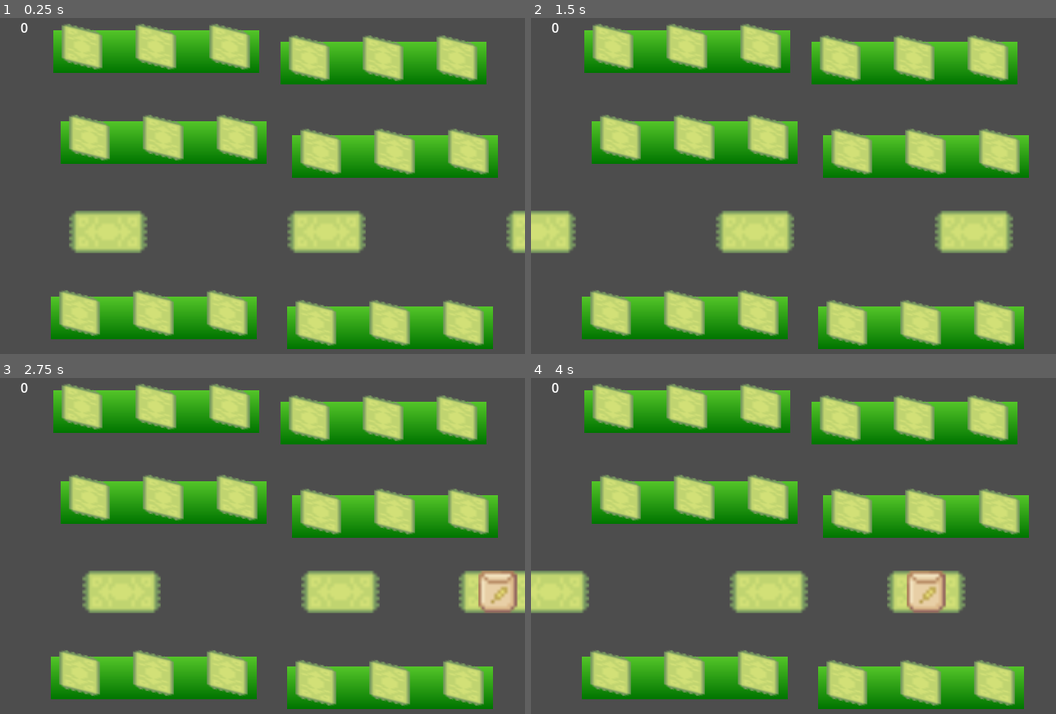
Above: before the commit, frames 1-4 (two rows, left to right).
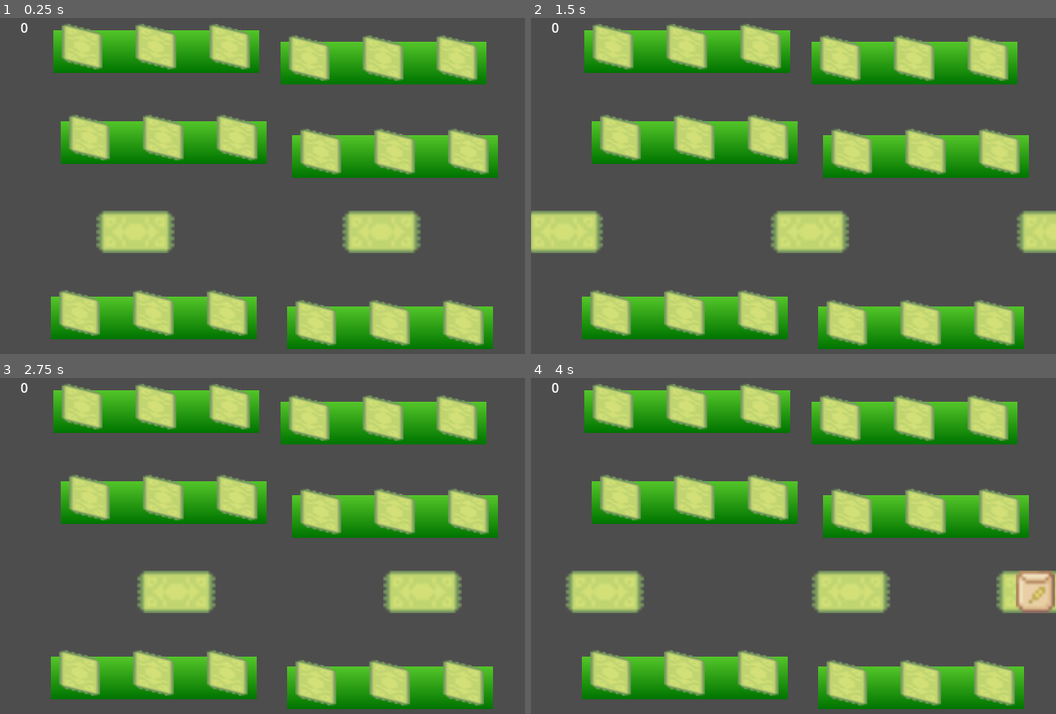
Above: after the commit, the same moments.

Repository: andrewcrisp/shelfsortinggame
Game: Godot game, scene res://scenes/level.tscn
Two runs of this game, one before a commit and one after it. Both use one fixed random seed, a clock stepped at 60 frames per second and the inputs below.
Inputs (mouse positions are in pixels of both pictures, inside the frame that each line leads up to):
- Up to frame 1 (0.25 s): no input
- Up to frame 2 (1.5 s): move the mouse to (909, 182) at 0.52 s; click (909, 182) at 0.6 s; move the mouse to (688, 222) at 1.27 s; click (688, 222) at 1.35 s
- Up to frame 3 (2.75 s): move the mouse to (315, 475) at 2.02 s; click (315, 475) at 2.1 s
- Up to frame 4 (4 s): move the mouse to (1029, 593) at 2.77 s; click (1029, 593) at 2.85 s; move the mouse to (951, 619) at 3.52 s; click (951, 619) at 3.6 s

The runs differ from the first frame. In frame 1, 4.9% of the frame differs, in the area x 13-100%, y 57-70%; in frame 2, 6.5%; in frame 3, 8.1%; in frame 4, 9.3%, in the area x 0-100%, y 57-70%.

Commit message:
Score on matching types

Diff:
--- a/scenes/conveyor.tscn
+++ b/scenes/conveyor.tscn
@@ -5,7 +5,7 @@
 
 [sub_resource type="Curve2D" id="Curve2D_y326v"]
 _data = {
-"points": PackedVector2Array(0, 0, 0, 0, 800, 0, 0, 0, 0, 0, 0, 0)
+"points": PackedVector2Array(0, 0, 0, 0, 900, 0, 0, 0, 0, 0, 0, 0)
 }
 point_count = 2
 
@@ -20,7 +20,7 @@
 curve = SubResource("Curve2D_y326v")
 
 [node name="PathFollow2D" type="PathFollow2D" parent="Path2D"]
-position = Vector2(800, 0)
+position = Vector2(900, 0)
 rotation = 3.14159
 loop = false
 
@@ -29,7 +29,7 @@
 scale = Vector2(4, 4)
 
 [node name="PathFollow2D2" type="PathFollow2D" parent="Path2D"]
-position = Vector2(800, 0)
+position = Vector2(900, 0)
 rotation = 3.14159
 loop = false
 
@@ -38,7 +38,7 @@
 scale = Vector2(4, 4)
 
 [node name="PathFollow2D3" type="PathFollow2D" parent="Path2D"]
-position = Vector2(800, 0)
+position = Vector2(900, 0)
 rotation = 3.14159
 loop = false
 
--- a/scenes/groceries/peach_packet.tscn
+++ b/scenes/groceries/peach_packet.tscn
@@ -5,7 +5,7 @@
 
 [sub_resource type="RectangleShape2D" id="RectangleShape2D_qe1dv"]
 
-[node name="peach" type="Node2D"]
+[node name="peach_packet" type="Node2D"]
 
 [node name="Sprite2D" type="Sprite2D" parent="."]
 texture = ExtResource("1_ondoq")
--- a/scenes/groceries/wheat.tscn
+++ b/scenes/groceries/wheat.tscn
@@ -5,7 +5,7 @@
 
 [sub_resource type="RectangleShape2D" id="RectangleShape2D_qe1dv"]
 
-[node name="peach" type="Node2D"]
+[node name="wheat" type="Node2D"]
 
 [node name="Sprite2D" type="Sprite2D" parent="."]
 texture = ExtResource("1_na7wy")
--- a/scenes/groceries/wheat_packet.tscn
+++ b/scenes/groceries/wheat_packet.tscn
@@ -5,7 +5,7 @@
 
 [sub_resource type="RectangleShape2D" id="RectangleShape2D_qe1dv"]
 
-[node name="peach" type="Node2D"]
+[node name="wheat_packet" type="Node2D"]
 
 [node name="Sprite2D" type="Sprite2D" parent="."]
 texture = ExtResource("1_tf8uo")
--- a/scripts/shelf.gd
+++ b/scripts/shelf.gd
@@ -24,9 +24,14 @@
 	print("removing item. " + str(numItemsHeld) + " items")
 
 func doCheckForScore():
+	#print($spot1.heldItem.get_groups())
 	if ($Spot1.heldItem != null
 	&& $Spot2.heldItem != null
-	&& $Spot3.heldItem != null):
+	&& $Spot3.heldItem != null
+	&& $Spot1.heldItem.get_node("sortable").type == $Spot2.heldItem.get_node("sortable").type
+	&& $Spot1.heldItem.get_node("sortable").type == $Spot3.heldItem.get_node("sortable").type
+	):
+
 		print("SCORE")
 		$Spot1.score_item()
 		$Spot2.score_item()
--- a/scripts/sortable.gd
+++ b/scripts/sortable.gd
@@ -1,4 +1,6 @@
 extends Node2D
+
+class_name Sortable
 
 var level
 var isFollowingMouse = false
@@ -6,6 +8,7 @@
 var lastArea = null
 var lastHoveredArea = null
 var currentArea = null
+var type = "untyped"
 
 func _ready() -> void:
 	level = get_tree().get_root().get_node("Level")
--- a/scripts/spawner.gd
+++ b/scripts/spawner.gd
@@ -10,6 +10,7 @@
 func SpawnNewItem():
 	var item = scenes[RandomNumberGenerator.new().randi() % len(scenes)]
 	var newItem = item.instantiate()
+	newItem.get_node("sortable").type = item
 	newItem.scale = Vector2(4,4)
 	get_tree().get_root().get_node("Level").add_child(newItem)
 	return newItem
